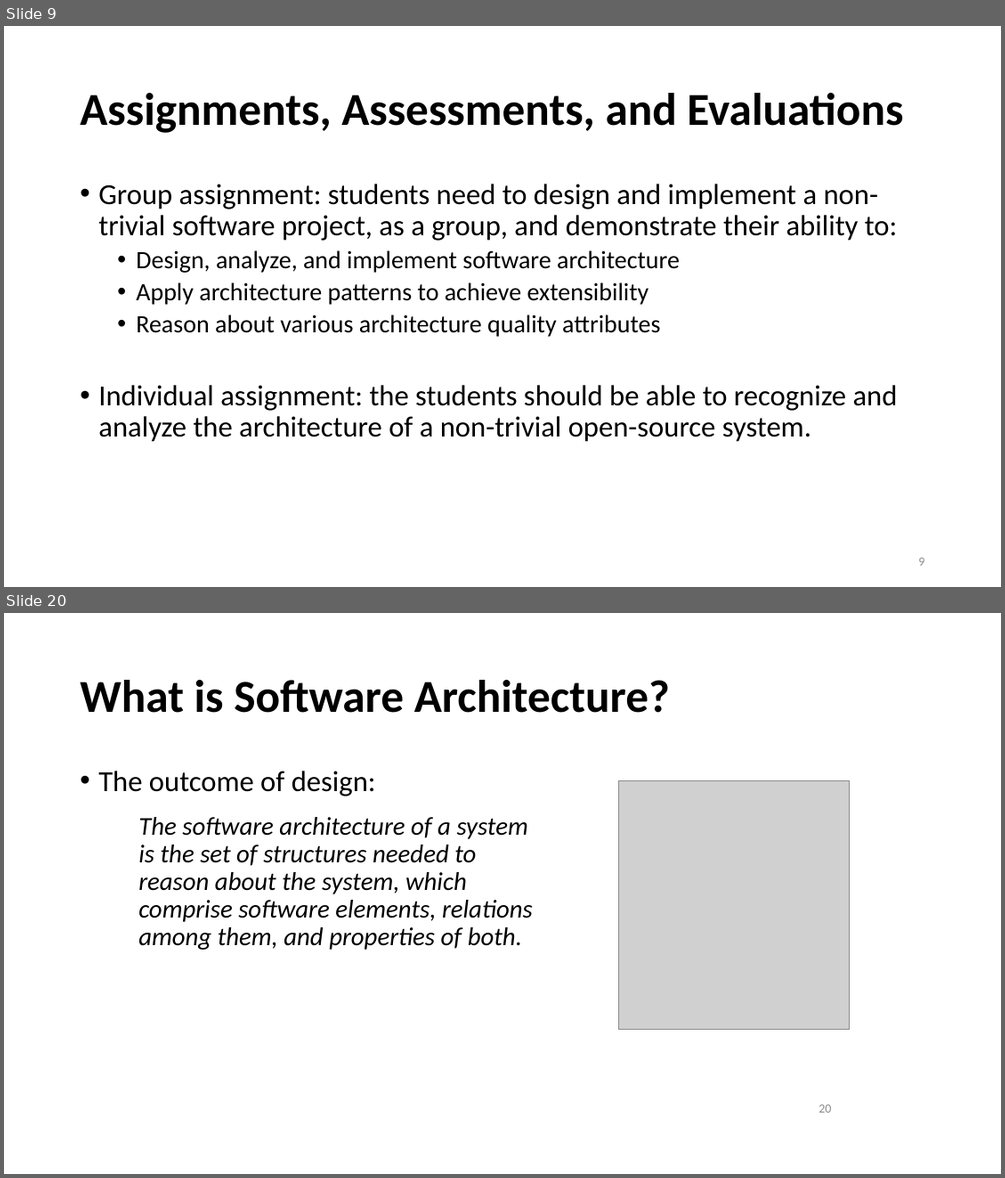
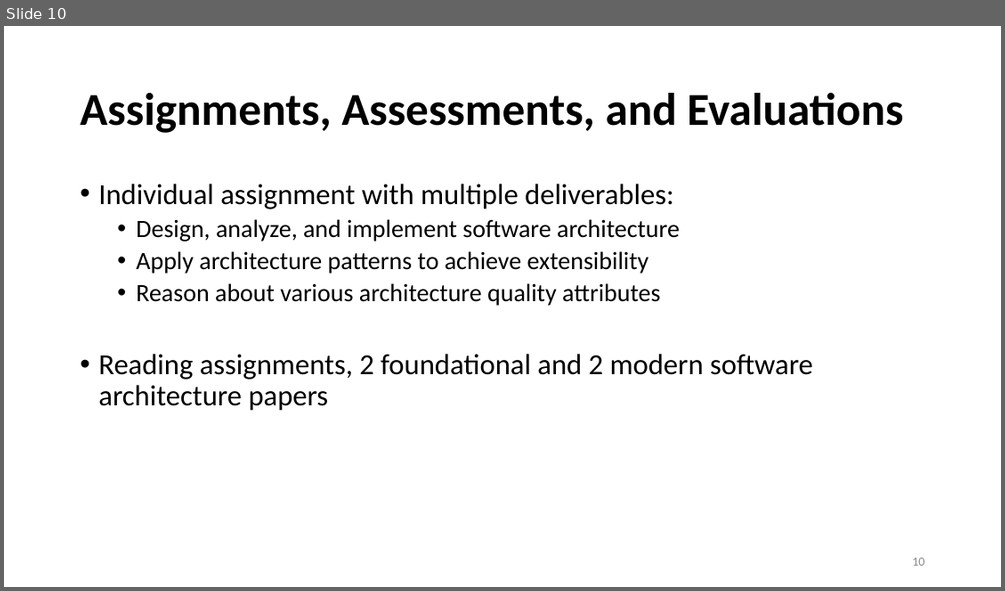
Before and after one commit to ArchitectingSoftware/SE577-SoftwareArchitecture, a slide deck: lectures/Week 1 - Course Overview.pptx. Shown one above the other, each under a label of ours: slides 9 and 20 before the commit, slide 10 after it; the slides between them are not shown. The pictures are 1005x1178 and 1005x591 pixels, drawn with LibreOffice and Linux fonts; fonts in the diff are those of the drawing; grey boxes stand for pictures. Boxes give left, top, right and bottom in pixels: in the first picture for what was removed or moved away, otherwise in the second. Text is boxed around its words. In the diff, an @@ line names an element or a change of style, - is before the commit and + after.

```diff
--- a/lectures/Week 1 - Course Overview.pptx
+++ b/lectures/Week 1 - Course Overview.pptx
@@ slide 20 removed at (4, 613, 1001, 1174), background #FFFFFF @@
@@ title removed at (80, 680, 670, 713) @@
-What is Software Architecture?
@@ text removed at (98, 771, 376, 796) @@
-• The outcome of design:
@@ picture removed at (619, 780, 849, 1029) @@
@@ text removed at (138, 817, 533, 949) @@
-The software architecture of a system is the set of structures needed to reason about the system, which comprise software elements, relations among them, and properties of both.
@@ page number removed at (818, 1104, 831, 1112) @@
-20
@@ what was slide 9 is now slide 10 @@
@@ slide 10 changed as well @@
@@ text at (98, 184, 674, 209): text changed @@
-• Group assignment: students need to design and implement a non-trivial software project, as a group, and demonstrate their ability to:
+• Individual assignment with multiple deliverables:
@@ text at (98, 354, 813, 410): text changed @@
-• Individual assignment: the students should be able to recognize and analyze the architecture of a non-trivial open-source system.
+• Reading assignments, 2 foundational and 2 modern software architecture papers
@@ page number at (912, 557, 924, 565): text changed @@
-9
+10
```
Also in this commit, not shown: 4 other slides changed, 2 slides added, 27 other slides removed, 1 other file.
